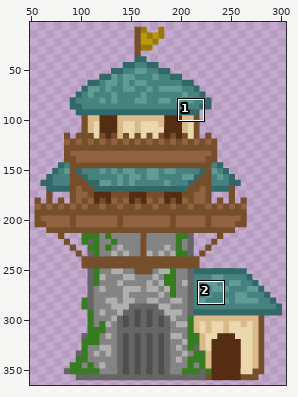
Sprite sheet: src/main/resources/static/sprites/watchtower_0.png. The first picture is a wide view before the edit; the outline marks the close-up.
Close-up. Before the commit:
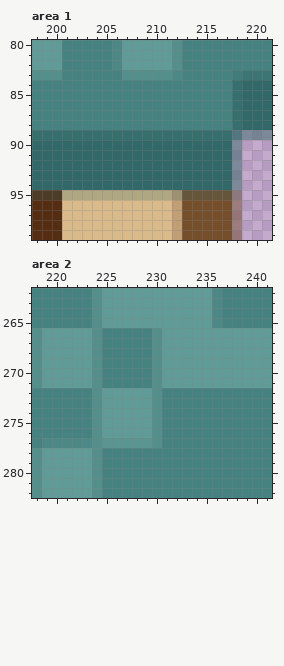
The file is 365x365 pixels. Pixels under 10% opacity are left out. Colours within 5 levels of each other are drawn and written as one. Shown: area 1: x 198..221, y 80..99; area 2: x 218..241, y 262..282. The wide view leaves out empty margins. The commit also changed other parts of the picture, which this record leaves out.
Now the later version:
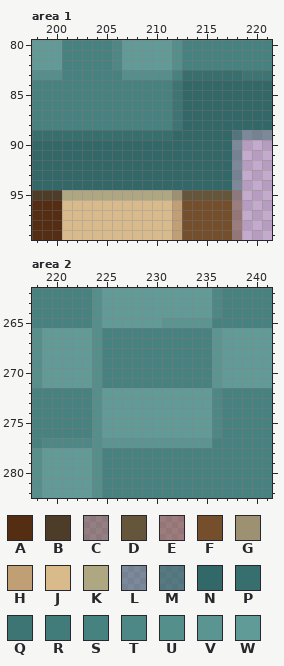
Palette (. is transparent): A #542d13  B #4c3c28  C #64553b80  D #64553b  E #754e2c80  F #754e2c  G #9c9170  H #bf9f73  J #d8ba8b  K #afa682  L #32686880  M #326868bf  N #326868  P #376f6e  Q #3c7574  R #417c7a  S #468280  T #4d8886  U #548f8c  V #5a9592  W #619b98
Difference:
Area 1:
y 83: x 212..218 TSSSSSR -> SPPPPPP
y 84..88: x 212..218 SSSSSSP -> QNNNNNN
y 89: x 212..217 PPPPPP -> NNNNNN
Area 2:
y 265: x 231..236 WWWWWT -> VVVVVS
y 266..271: x 230..236 UWWWWWW -> SSSSSSV
y 272..276: x 230..236 USSSSSS -> WWWWWWT
y 277: x 230..235 USSSSS -> VVVVVV
